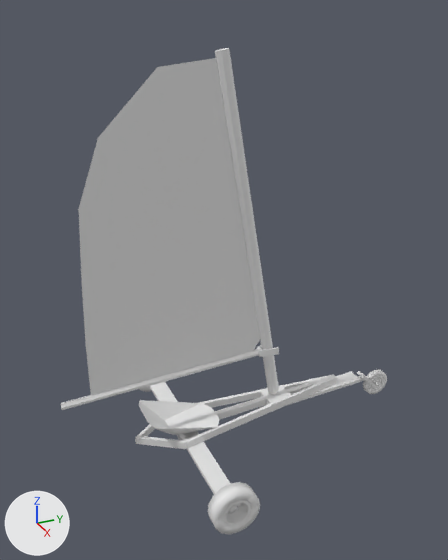
The COLLADA model resources/yachts/blue-piper/blue-piper-lod1.dae as it was, and as the next commit left it.
Before and after are seen from a 50 mm lens placed at (8.12, -2.94, 7.1), pointed at (-0.01, 0.71, 3.03). The lights are fixed; the arrows at lower left show +X, +Y and +Z.

In view in the first picture: 'Achterloper', 'Band.001', 'Body', 'Giek', 'Mast', 'Seat', 'Zeil'.
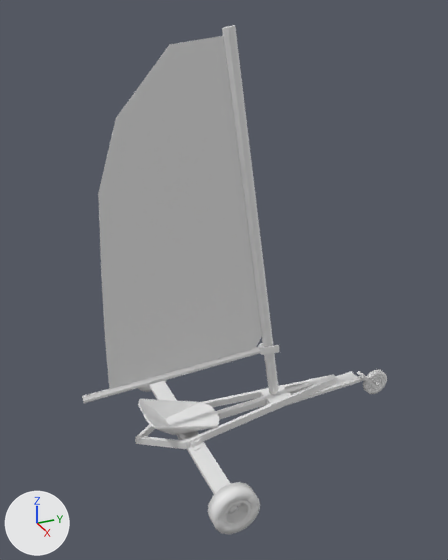
Pixel boxes (x1, y1, x2, y2) of what changed, in the pictures (448 x 560 px):
'Zeil', reshaped (10% narrower): before (78, 58, 261, 396); after (98, 36, 262, 389)
'Mast', mesh rescaled (11% narrower, 7% taller): before (215, 48, 279, 394); after (222, 25, 279, 394)
'Giek', reshaped (10% narrower, 8% shorter): before (61, 349, 259, 410); after (82, 347, 261, 403)
part 2 of me_circle, rebuilt: before (79, 61, 194, 363); after (98, 36, 262, 389)

Diff of the bpy script that builds the scene:
```diff
--- a/resources/yachts/blue-piper/blue-piper-lod1.dae.py
+++ b/resources/yachts/blue-piper/blue-piper-lod1.dae.py
@@ me_cylinder_004 @@
 me_cylinder_004.from_pydata(...)  # 16 vertices, 28 faces; spans x -0.06..0.06, y 0.58..1.78, z 0.65..6.46
 # used by ob_mast; location = (0.0, 0.0, 0.0)
+# me_cylinder_004 part 1: the whole mesh is scaled about its middle by (1, 0.91, 1.05), then moved by (0.0, 0.05, 0.14)
 me_cylinder_004.materials.append(mat_blue_piper)
@@ me_circle @@
 # used by ob_zeil; location = (0.0, 0.0, 0.0)
-me_circle.from_pydata(...)  # 596 vertices, 944 faces; spans x 0.0, y -1.54..1.4, z 1.48..6.34
+me_circle.from_pydata(...)  # 298 vertices, 592 faces; spans x 0.0, y -1.24..1.43, z 1.52..6.62
+# me_circle part 2: the loose piece of 149 vertices spanning x 0.0, y -1.54..1.4, z 1.48..6.34 is rebuilt with 298 vertices and now spans x 0.0, y -1.24..1.43, z 1.52..6.62
 me_circle.materials.append(mat_blue_piper)
@@ me_cube_005 @@
 # used by ob_giek; location = (0.0, 0.0, 0.0)
-me_cube_005.from_pydata(...)  # 30 vertices, 56 faces; spans x -0.05..0.05, y -2.0..1.39, z 1.37..1.62
+me_cube_005.from_pydata(...)  # 30 vertices, 56 faces; spans x -0.05..0.05, y -1.66..1.42, z 1.4..1.66
+# me_cube_005 part 3: 30 vertices removed from x -0.05..0.05, y -2.0..1.39, z 1.37..1.62; 30 vertices added at x -0.05..0.05, y -1.66..1.42, z 1.4..1.66
 me_cube_005.materials.append(mat_blue_piper)
```
